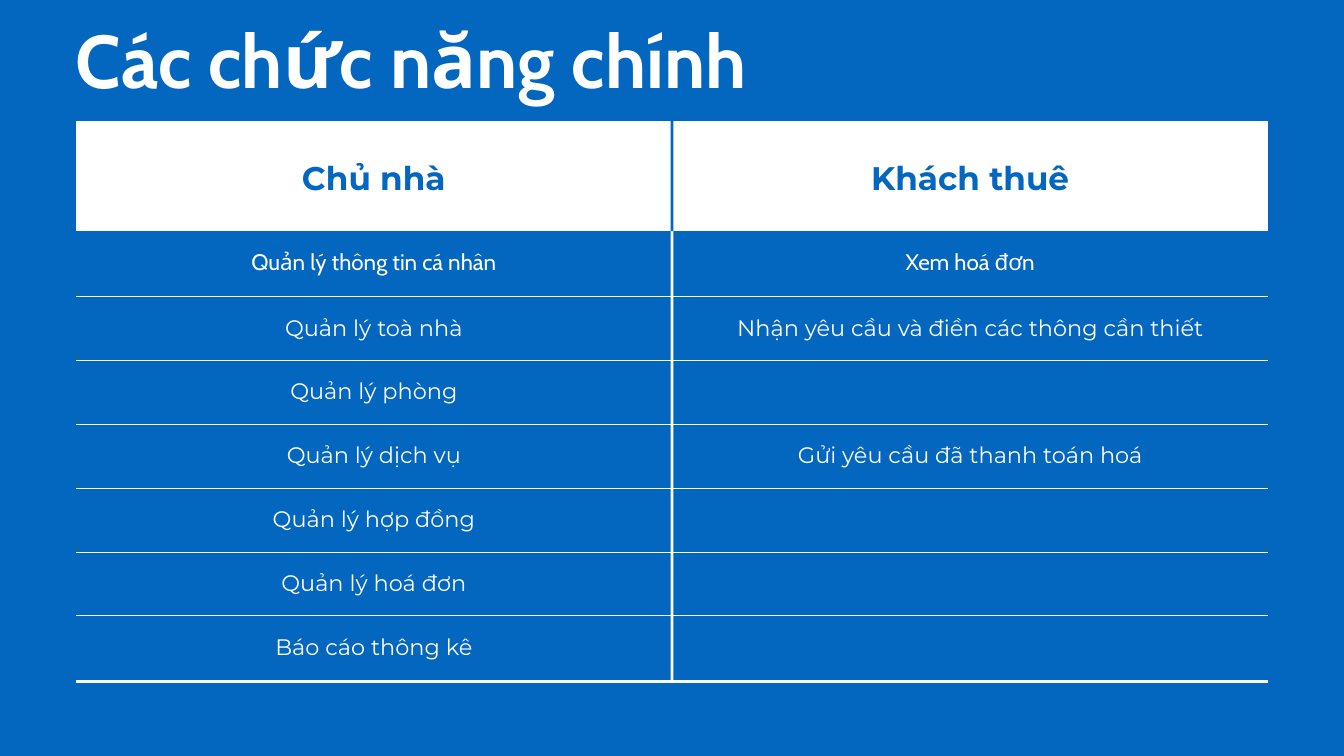
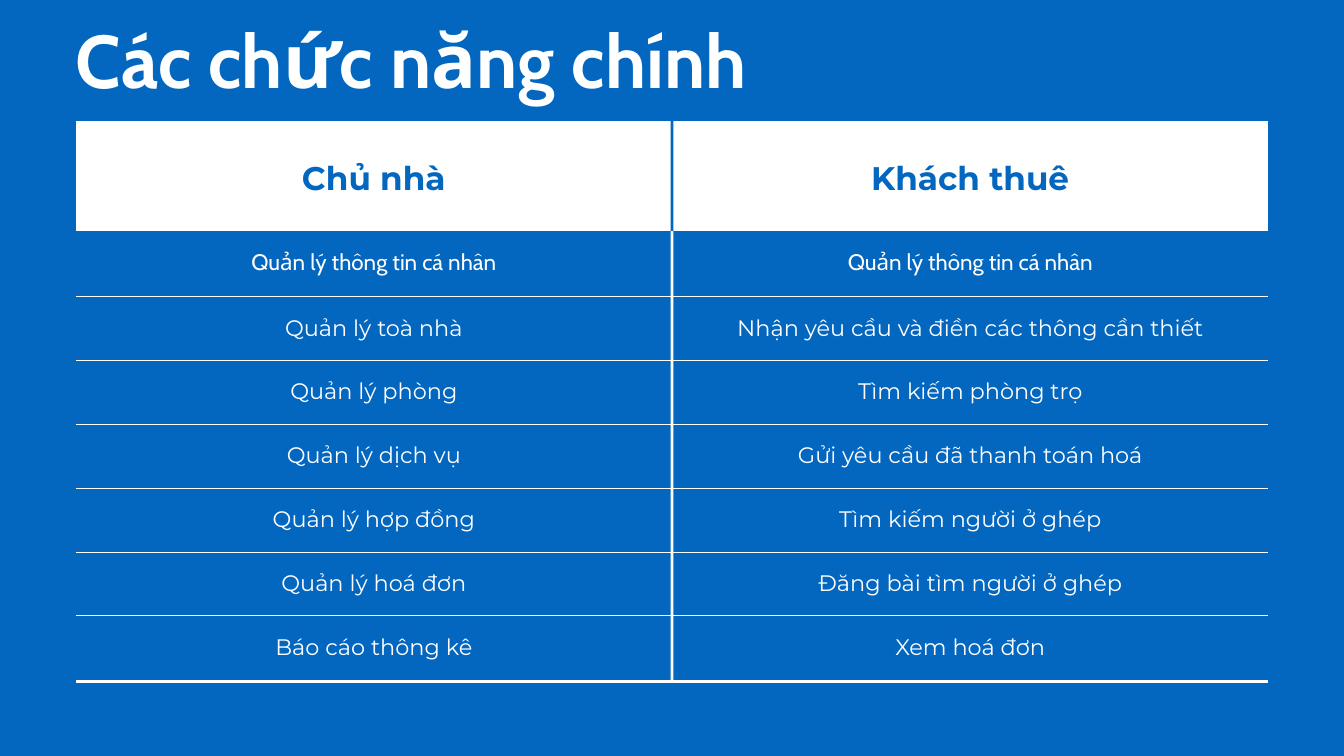
Before and after one commit to QuangHung2712/BoardingHouseManagement, a slide deck: slide 4 of Tài liệu/Bài thuyết trình doanh nghiệp Đề xuất nghiên cứu Phong cách khối màu Sắc màu Xanh dương Đen.pptx. Drawn at 1344x756 pixels with LibreOffice and Linux fonts; fonts in the diff are those of the drawing. Boxes give left, top, right and bottom in pixels: in the first picture for what was removed or moved away, otherwise in the second. Text is boxed around its words. In the diff, an @@ line names an element or a change of style, - is before the commit and + after.

```diff
--- a/Tài liệu/Bài thuyết trình doanh nghiệp Đề xuất nghiên cứu Phong cách khối màu Sắc màu Xanh dương Đen.pptx
+++ b/Tài liệu/Bài thuyết trình doanh nghiệp Đề xuất nghiên cứu Phong cách khối màu Sắc màu Xanh dương Đen.pptx
@@ table at (x1=75, y1=121, x2=1269, y2=681) @@
-row 2, column 2: Xem hoá đơn
+row 2, column 2: Quản lý thông tin cá nhân
-row 4, column 2: 
+row 4, column 2: Tìm kiếm phòng trọ
-row 6, column 2: 
+row 6, column 2: Tìm kiếm người ở ghép
-row 7, column 2: 
+row 7, column 2: Đăng bài tìm người ở ghép
-row 8, column 2: 
+row 8, column 2: Xem hoá đơn
```
Also in this commit, not shown: 3 other slides changed, 13 other files.
